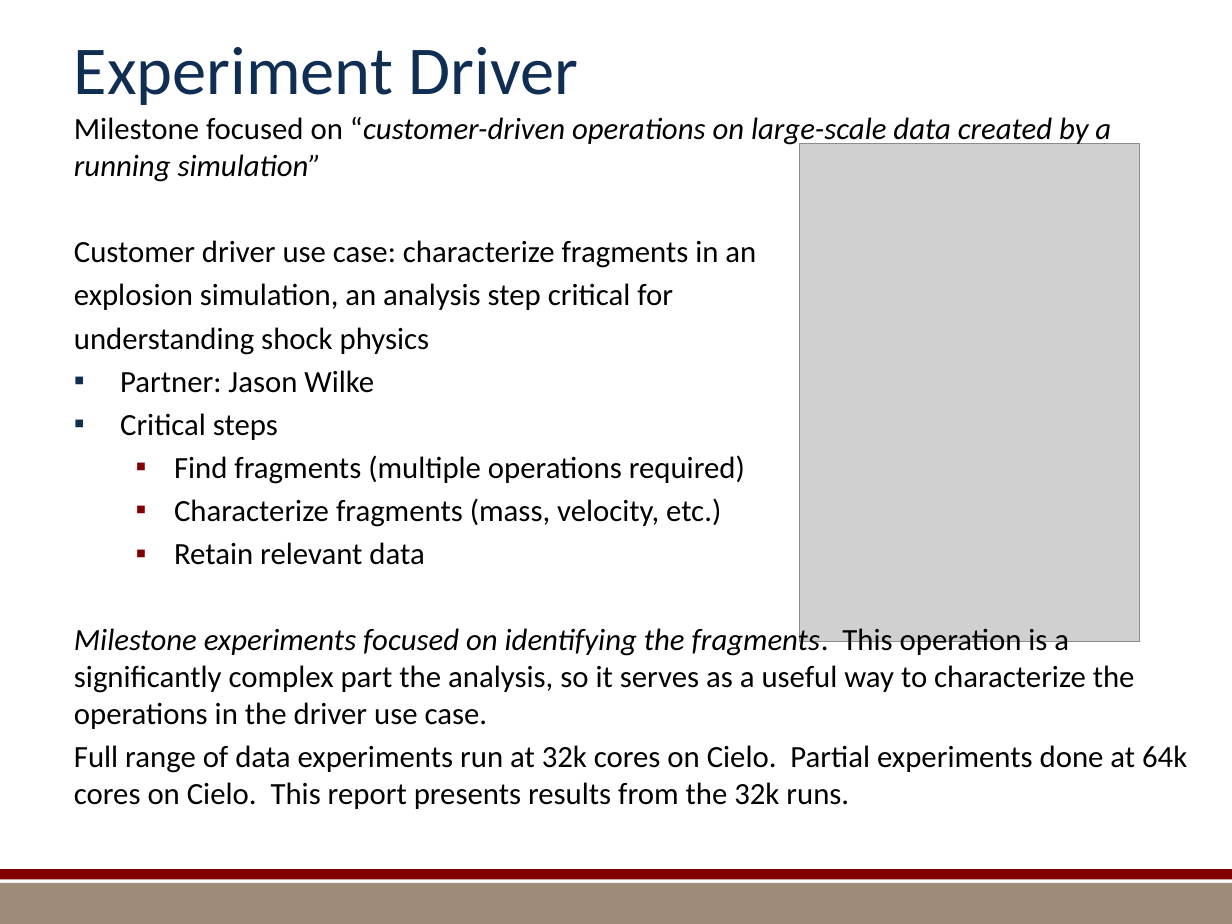
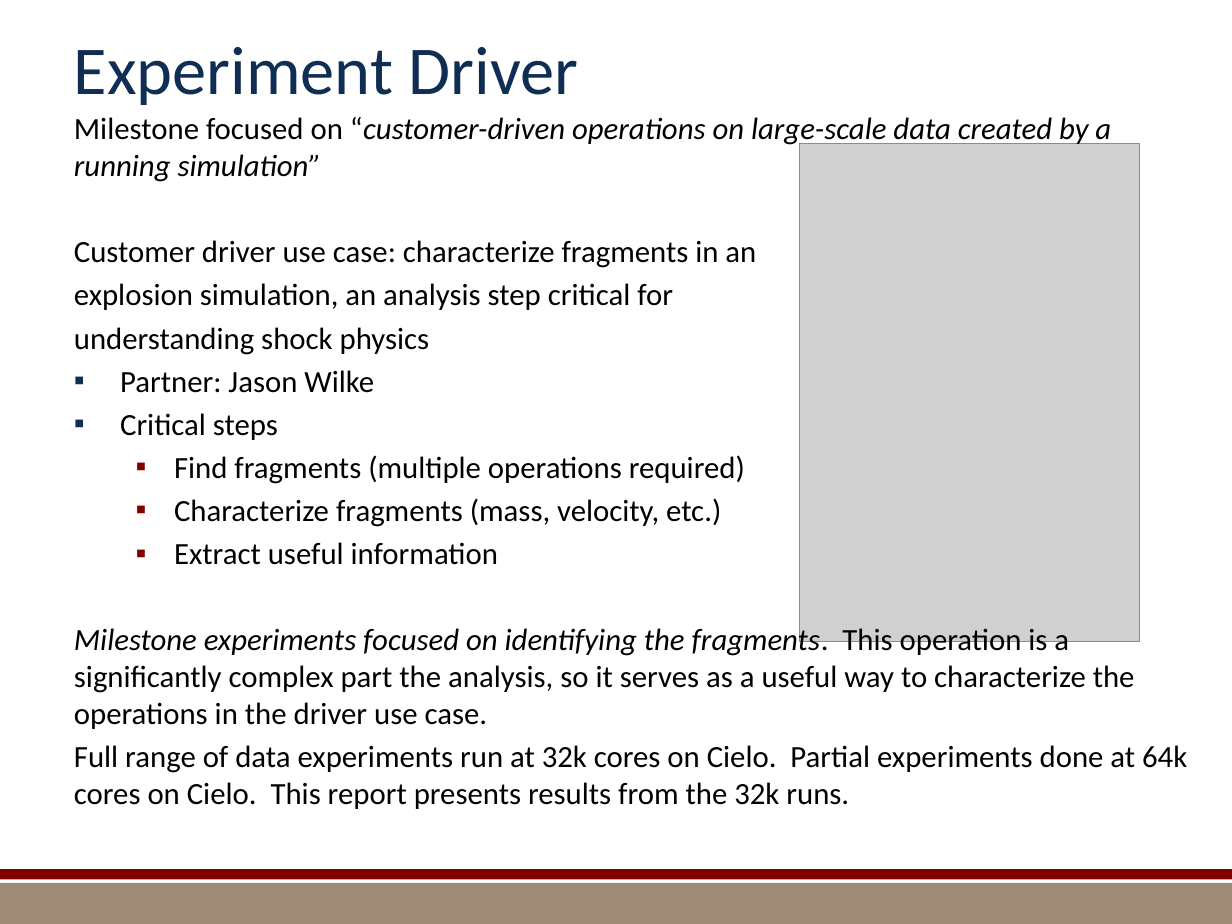
Before and after one commit to kmorel-papers/MilestoneFY13, a slide deck: slide 8 of Summary/SummarySlides.pptx. Drawn at 1232x924 pixels with LibreOffice and Linux fonts; fonts in the diff are those of the drawing; grey boxes stand for pictures; background and template pictures are left out. Boxes give left, top, right and bottom in pixels: in the first picture for what was removed or moved away, otherwise in the second. Text is boxed around its words. In the diff, an @@ line names an element or a change of style, - is before the commit and + after.

```diff
--- a/Summary/SummarySlides.pptx
+++ b/Summary/SummarySlides.pptx
@@ text at [174, 542, 498, 565]: text changed @@
-  ▪ Retain relevant data
+  ▪ Extract useful information
```
Also in this commit, not shown: 9 other slides changed, 1 slide added, 1 slide removed, 9 other files.
